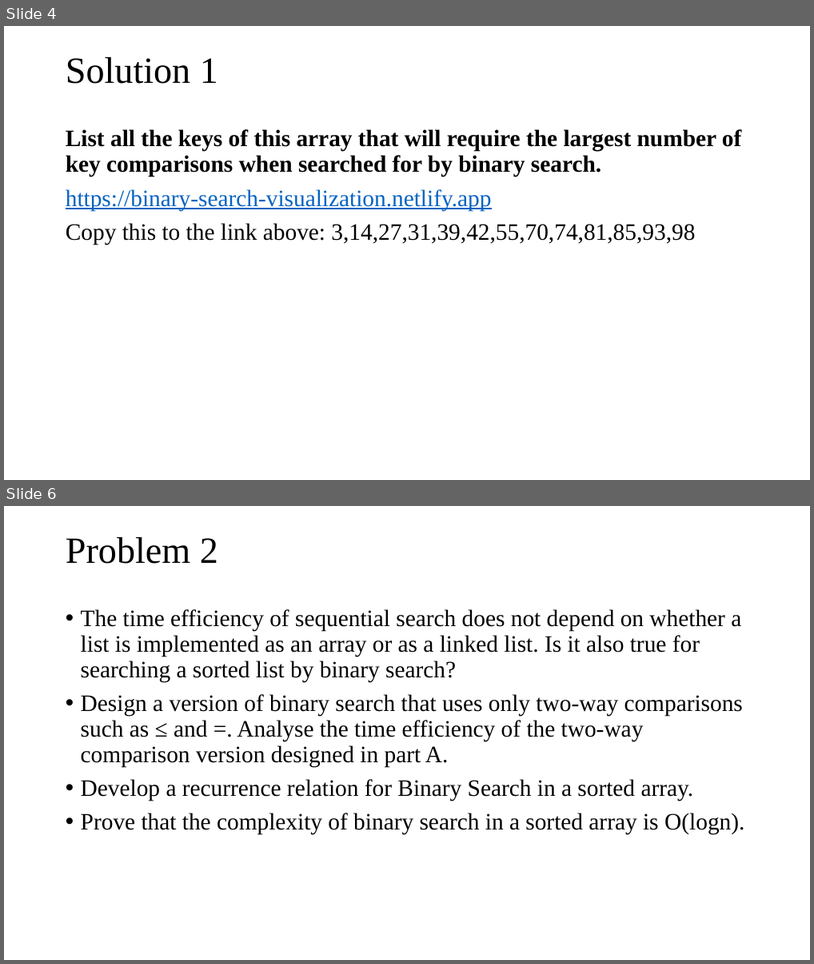
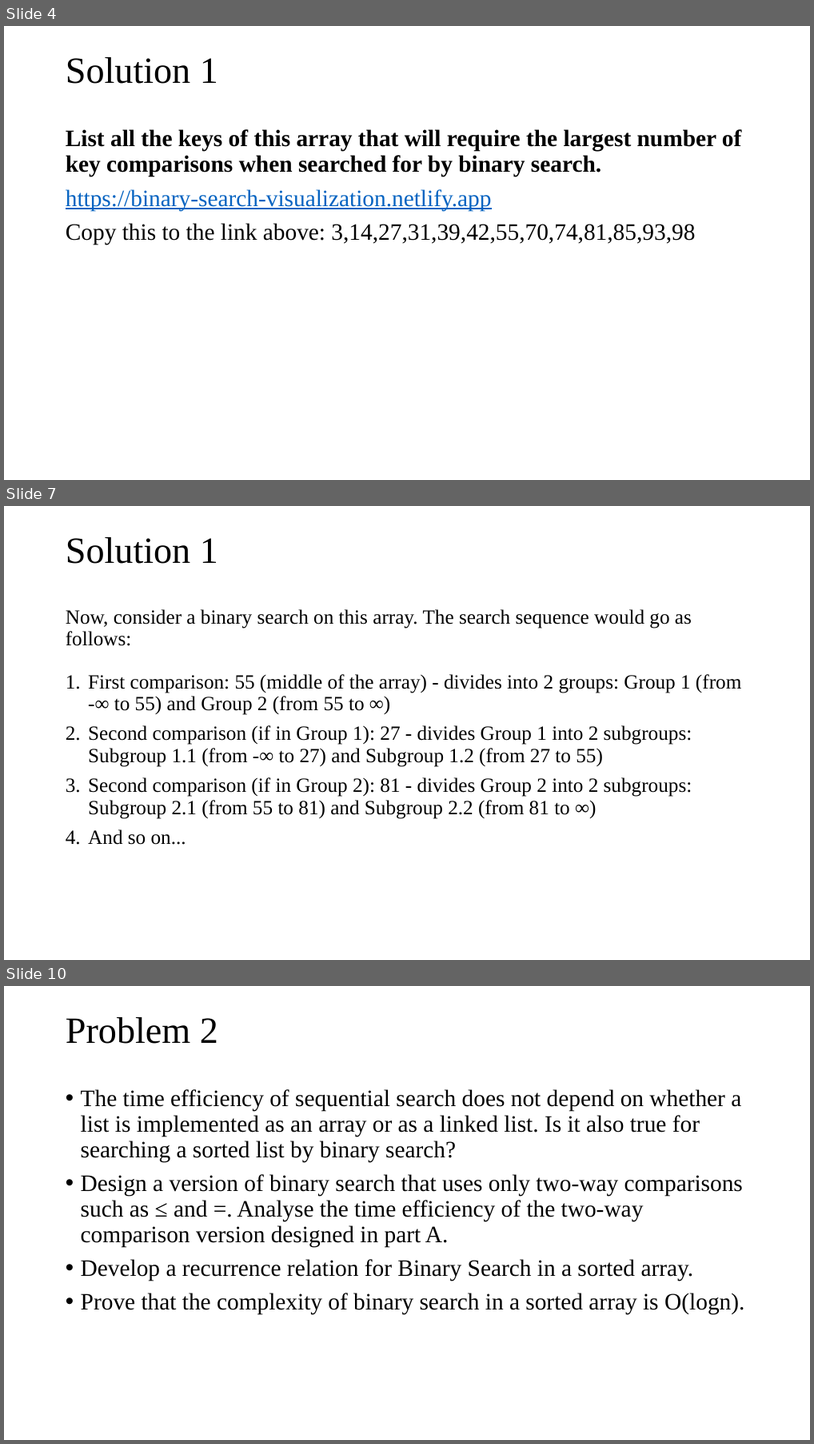
Before and after one commit to tamlhp/2801ict-public, a slide deck: week-7&8/problem-set/2801ict-week7&8.pptx. Shown one above the other, each under a label of ours: slides 4 and 6 before the commit, slides 4, 7 and 10 after it; the slides between them are not shown. The pictures are 814x964 and 814x1444 pixels, drawn with LibreOffice and Linux fonts; fonts in the diff are those of the drawing. Boxes give left, top, right and bottom in pixels: in the first picture for what was removed or moved away, otherwise in the second. Text is boxed around its words. In the diff, an @@ line names an element or a change of style, - is before the commit and + after.

```diff
--- a/week-7&8/problem-set/2801ict-week7&8.pptx
+++ b/week-7&8/problem-set/2801ict-week7&8.pptx
@@ slide 7 added at <box>4,506,810,960</box>, background #FFFFFF @@
@@ title added at <box>66,537,218,564</box>, 44 pt, text #000000 @@
+Solution 1
@@ text added at <box>66,609,742,844</box>, 24 pt, text #000000 @@
+Now, consider a binary search on this array. The search sequence would go as follows:
+1. First comparison: 55 (middle of the array) - divides into 2 groups: Group 1 (from -∞ to 55) and Group 2 (from 55 to ∞)
+2. Second comparison (if in Group 1): 27 - divides Group 1 into 2 subgroups: Subgroup 1.1 (from -∞ to 27) and Subgroup 1.2 (from 27 to 55)
+3. Second comparison (if in Group 2): 81 - divides Group 2 into 2 subgroups: Subgroup 2.1 (from 55 to 81) and Subgroup 2.2 (from 81 to ∞)
+4. And so on...
@@ what was slide 6 is now slide 10 @@
```
Also in this commit, not shown: 3 slides changed, 4 other slides added, 1 slide removed.
